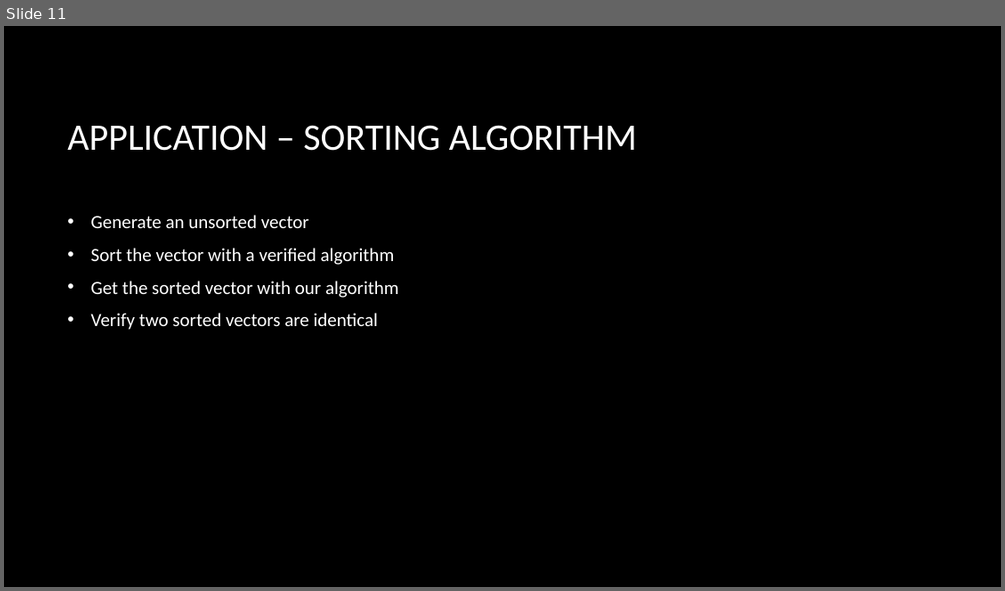
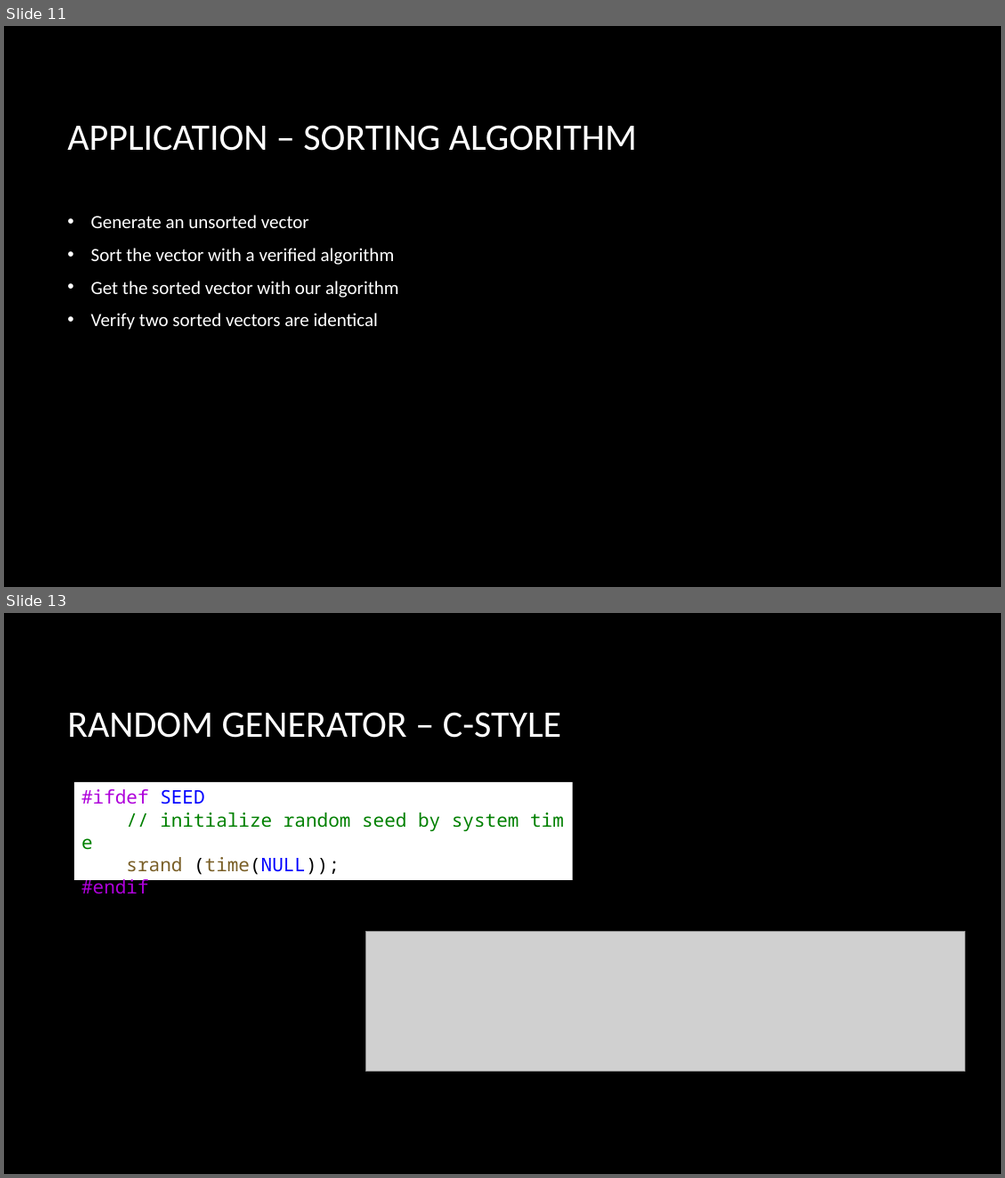
Before and after one commit to CNOCycle/cpp_tutorial, a slide deck: lab04/00-lab04.pptx. Shown one above the other, each under a label of ours: slide 11 before the commit, slides 11 and 13 after it; the slides between them are not shown. The pictures are 1005x591 and 1005x1178 pixels, drawn with LibreOffice and Linux fonts; fonts in the diff are those of the drawing; grey boxes stand for pictures; background and template pictures are left out. Boxes give left, top, right and bottom in pixels: in the first picture for what was removed or moved away, otherwise in the second. Text is boxed around its words. In the diff, an @@ line names an element or a change of style, - is before the commit and + after.

```diff
--- a/lab04/00-lab04.pptx
+++ b/lab04/00-lab04.pptx
@@ slide 13 added at (4,613,1001,1174), background picture (left out) @@
@@ title added at (67,712,561,738), 36 pt, text #FFFFFF @@
+RANDOM GENERATOR – C-STYLE
@@ rectangle added at (74,782,573,880), fill #FFFFFF, 18 pt, text #008000 @@
+#ifdef SEED
+// initialize random seed by system time
+srand (time(NULL));
+#endif
@@ picture added at (365,932,965,1071) @@
```
Also in this commit, not shown: 1 slide changed, 4 other slides added, 21 other files.
